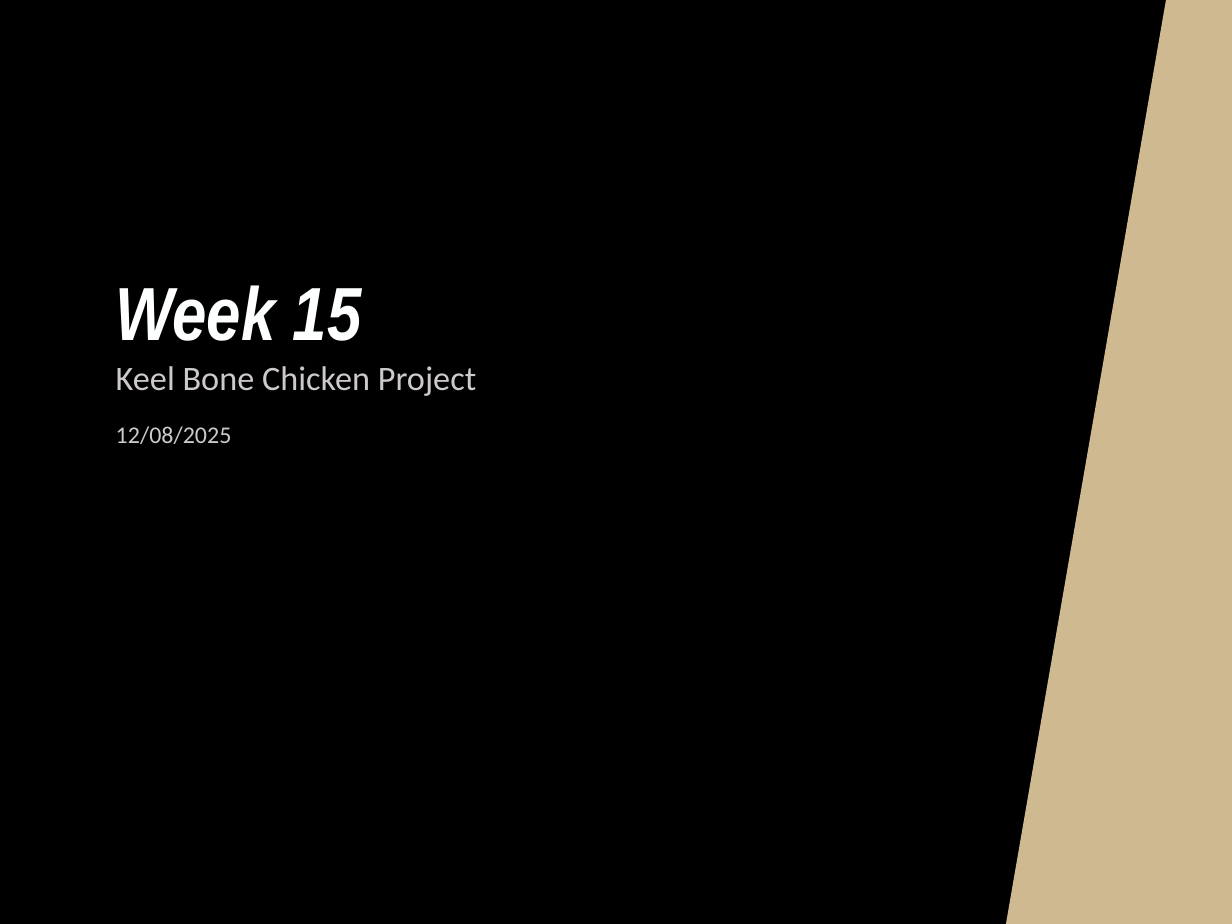
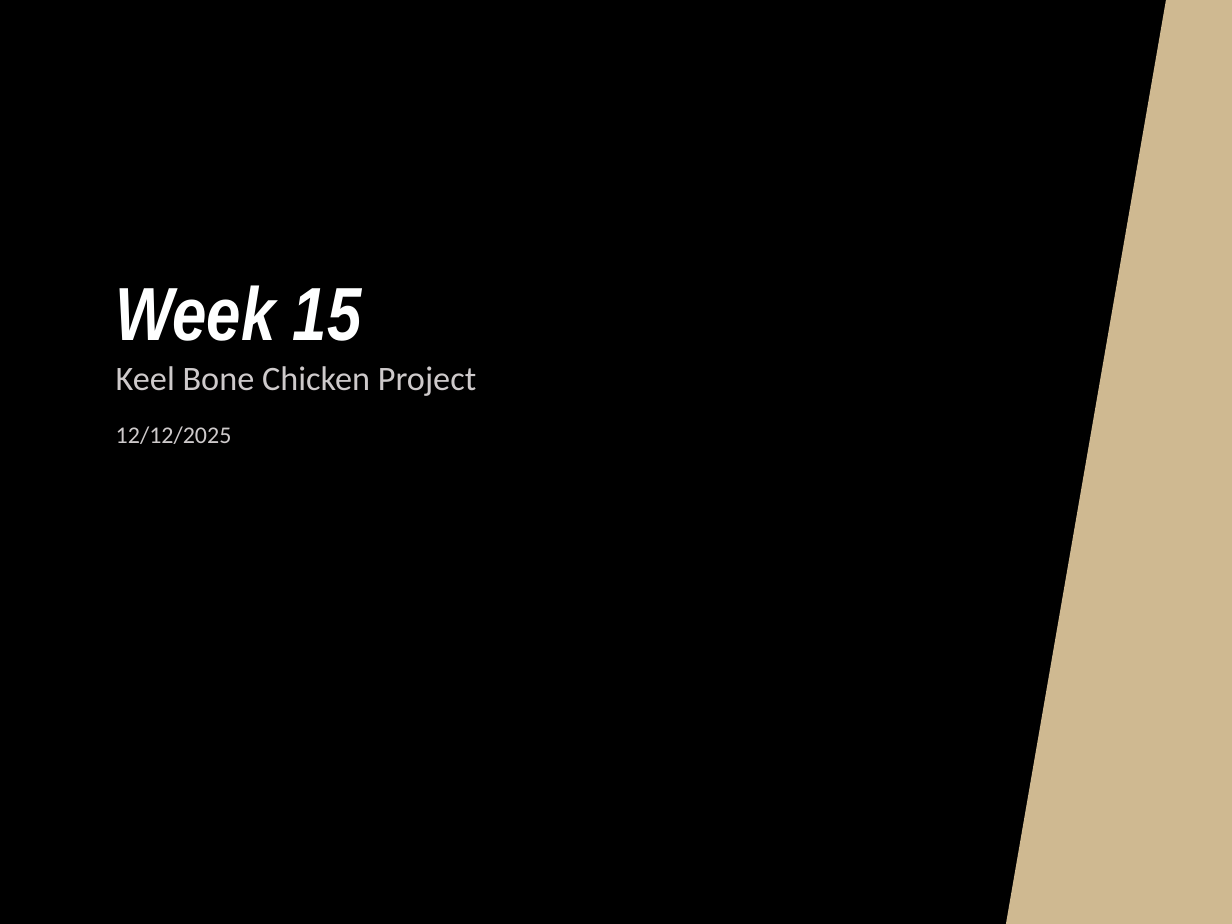
Before and after one commit to NHuang58/Biomedical_Device_PCB, a slide deck: slide 1 of Documentation/Slides/Week_15.pptx. Drawn at 1232x924 pixels with LibreOffice and Linux fonts; fonts in the diff are those of the drawing; background and template pictures are left out. Boxes give left, top, right and bottom in pixels: in the first picture for what was removed or moved away, otherwise in the second. Text is boxed around its words. In the diff, an @@ line names an element or a change of style, - is before the commit and + after.

```diff
--- a/Documentation/Slides/Week_15.pptx
+++ b/Documentation/Slides/Week_15.pptx
@@ text at box(116, 426, 232, 444): text changed @@
-12/08/2025
+12/12/2025
```
Also in this commit, not shown: 11 other slides changed, 4 other files.
